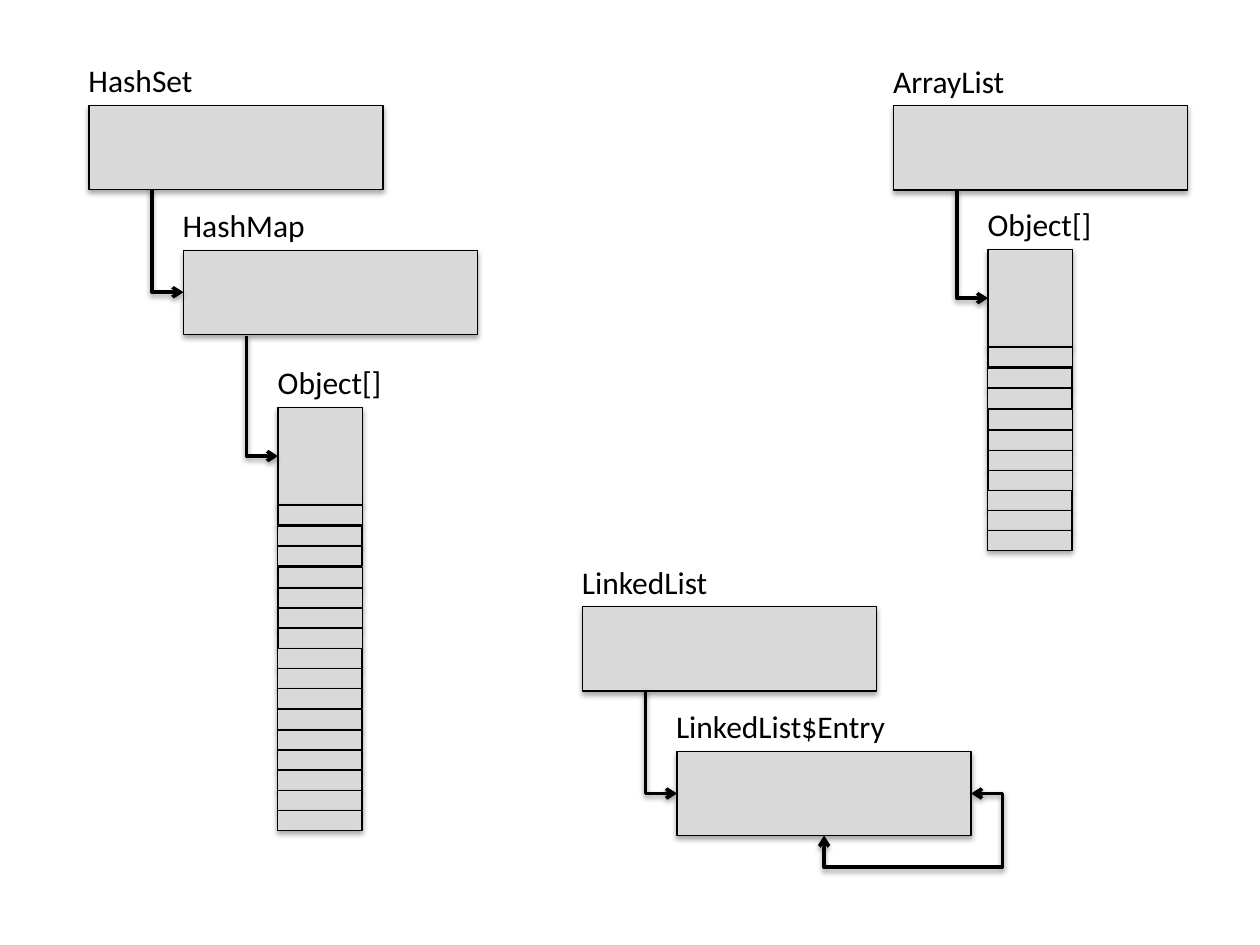
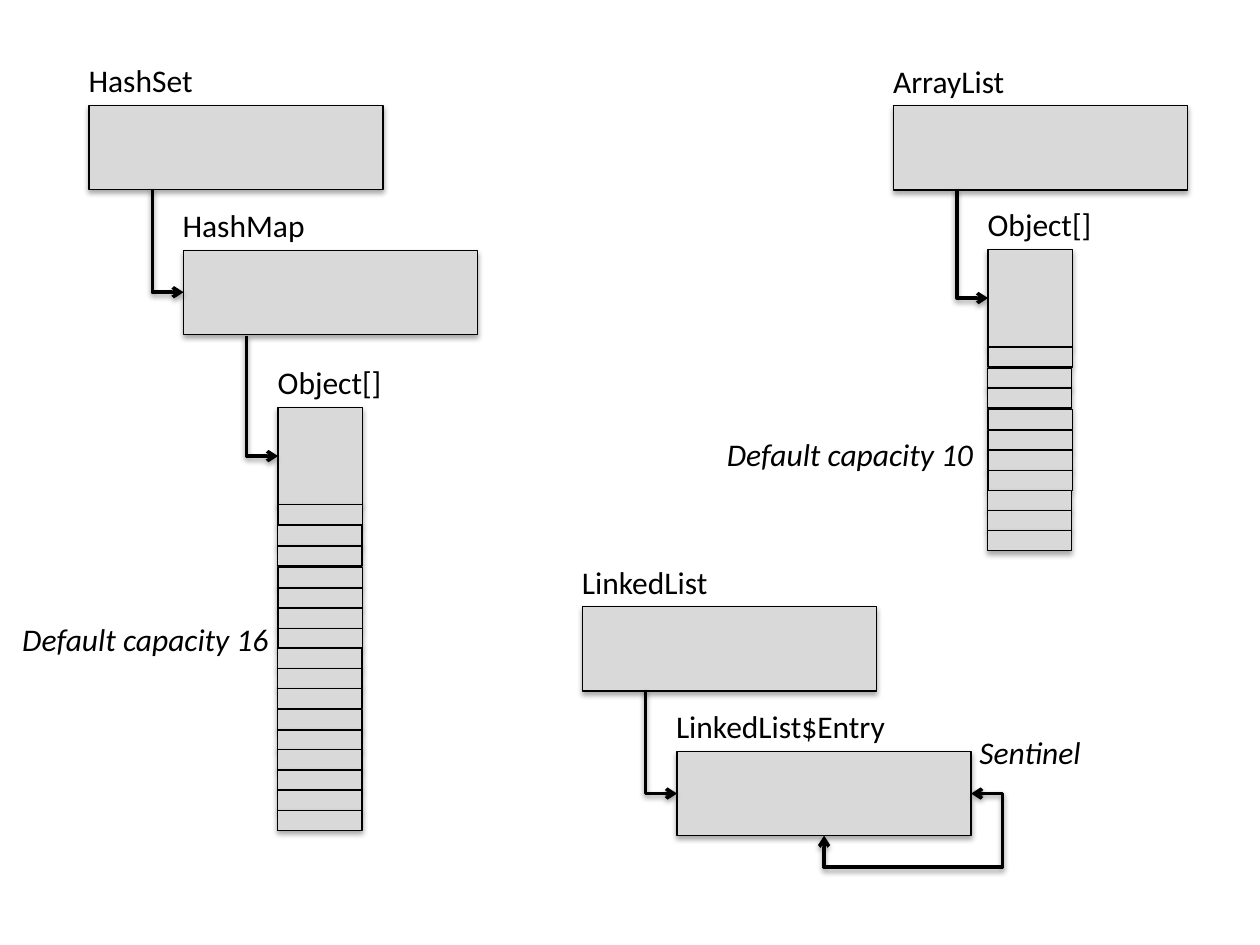
Before and after one commit to TheRuncibleTuner/bloatbook, a slide deck: slide 1 of part1/Figures/collections/inside-empty.pptx. Drawn at 1260x945 pixels with LibreOffice and Linux fonts; fonts in the diff are those of the drawing. Boxes give left, top, right and bottom in pixels: in the first picture for what was removed or moved away, otherwise in the second. Text is boxed around its words. In the diff, an @@ line names an element or a change of style, - is before the commit and + after.

```diff
--- a/part1/Figures/collections/inside-empty.pptx
+++ b/part1/Figures/collections/inside-empty.pptx
@@ text added at [727, 444, 973, 471], 18 pt, text #000000, italic @@
+Default capacity 10
@@ text added at [22, 629, 268, 656], 18 pt, text #000000, italic @@
+Default capacity 16
@@ text added at [979, 742, 1080, 765], 18 pt, text #000000, italic @@
+Sentinel
```
Also in this commit, not shown: 2 other files.
